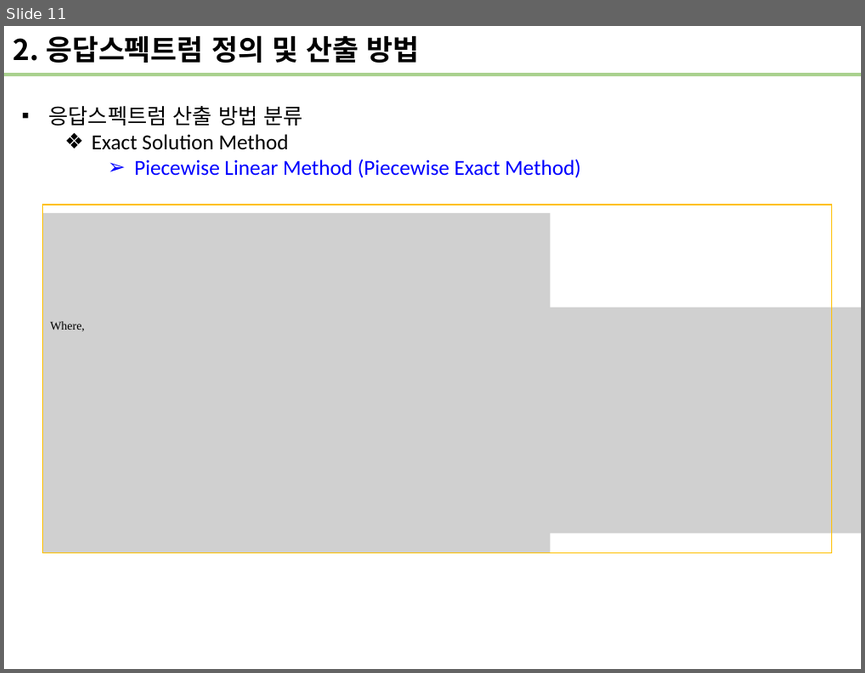
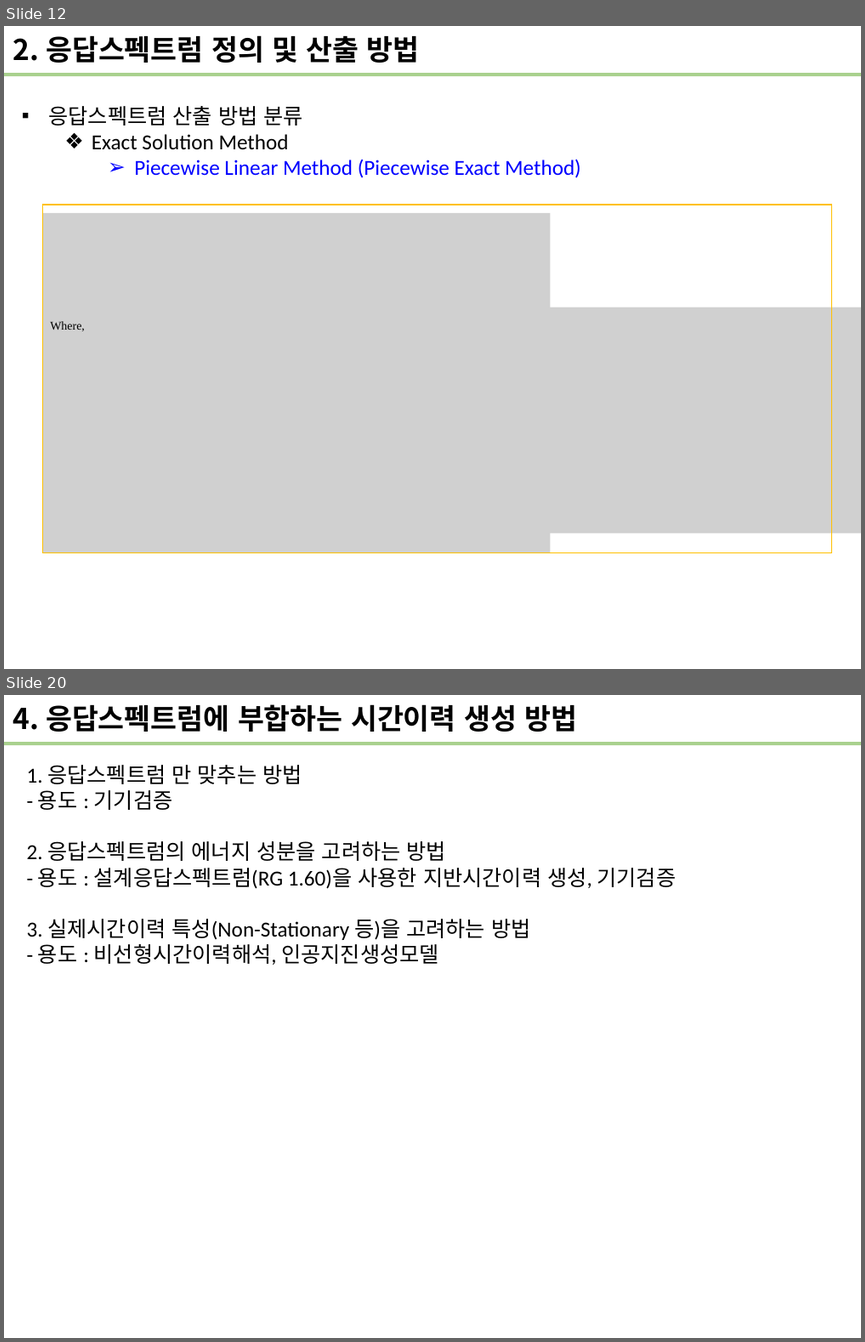
Before and after one commit to wonho13/work, a slide deck: 진동/응답스펙트럼소개.pptx. Shown one above the other, each under a label of ours: slide 11 before the commit, slides 12 and 20 after it; the slides between them are not shown. The pictures are 865x673 and 865x1342 pixels, drawn with LibreOffice and Linux fonts; fonts in the diff are those of the drawing; grey boxes stand for pictures. Boxes give left, top, right and bottom in pixels: in the first picture for what was removed or moved away, otherwise in the second. Text is boxed around its words. In the diff, an @@ line names an element or a change of style, - is before the commit and + after.

```diff
--- a/진동/응답스펙트럼소개.pptx
+++ b/진동/응답스펙트럼소개.pptx
@@ slide 20 added at (4,695,861,1338), background #FFFFFF @@
@@ text added at (13,704,577,732), 24 pt, text #000000, bold @@
+4. 응답스펙트럼에 부합하는 시간이력 생성 방법
@@ rectangle added at (4,742,861,745), fill #A9D18E @@
@@ text added at (27,765,676,964), 18 pt, text #000000 @@
+1. 응답스펙트럼 만 맞추는 방법
+- 용도 : 기기검증
+2. 응답스펙트럼의 에너지 성분을 고려하는 방법
+- 용도 : 설계응답스펙트럼(RG 1.60)을 사용한 지반시간이력 생성, 기기검증
+3. 실제시간이력 특성(Non-Stationary 등)을 고려하는 방법
+- 용도 : 비선형시간이력해석, 인공지진생성모델
@@ what was slide 11 is now slide 12 @@
```
Also in this commit, not shown: 6 slides changed, 3 other slides added.
